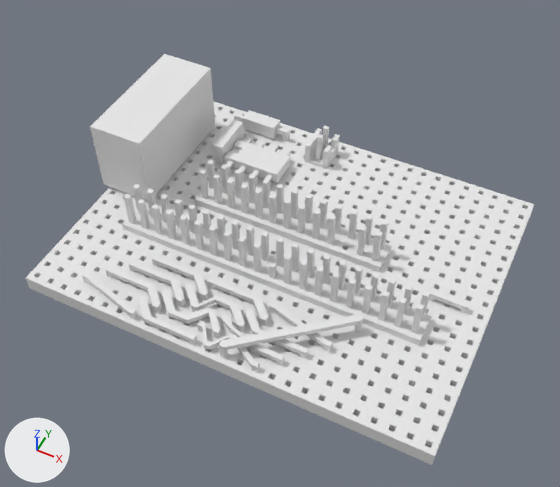
The Blender file electronics/board.blend, before and after one commit.
One viewpoint serves both versions: a camera (50 mm lens) standing at (27.1, -19.8, 37.5) and looking at (13.1, 8.3, 2.4). The lights are fixed; the arrows at lower left show +X, +Y and +Z.
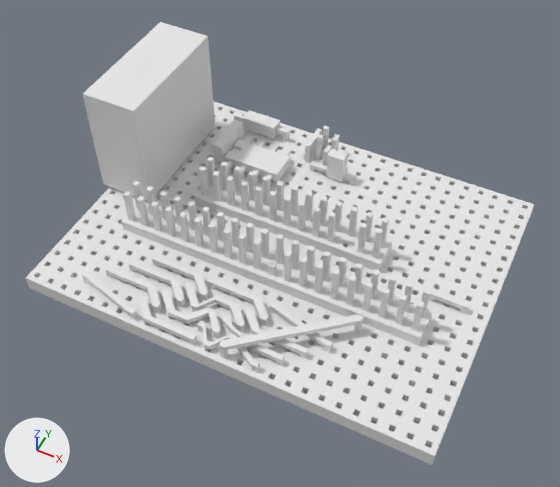
Commit message: 3D PCB layout

Changed parts and their boxes [x1, y1, x2, y2] in the pictures (560 x 487 px; the box of a moved part takes in the faces that stretch with it):
'Cube', reshaped
    before: [26, 54, 535, 465]
    after: [26, 22, 535, 465]
part 1 of me_cube, moved or reshaped
    before: [39, 54, 432, 457]
    after: [83, 22, 433, 345]

What the commit changed:
me_cube is used by ob_cube; location (0.0, 0.0, 0.0).
me_cube had 8934 vertices, 6212 faces and spanned x -0.3..26.0, y 0.0..20.0, z -0.4..6.2.
me_cube now has 8300 vertices, 5044 faces and spans x -0.3..26.0, y 0.0..20.0, z -1.1..8.8.
me_cube part 1: 78 vertices moved from x -0.3..23.0, y 6.0..17.3, z -0.4..6.2 to x -0.3..23.0, y 6.0..17.3, z -0.6..8.8; 1283 vertices removed from x 1.3..24.7, y 0.0..19.7, z -0.4..3.8; 649 vertices added at x 3.3..22.7, y 2.3..16.9, z -1.1..4.0.
